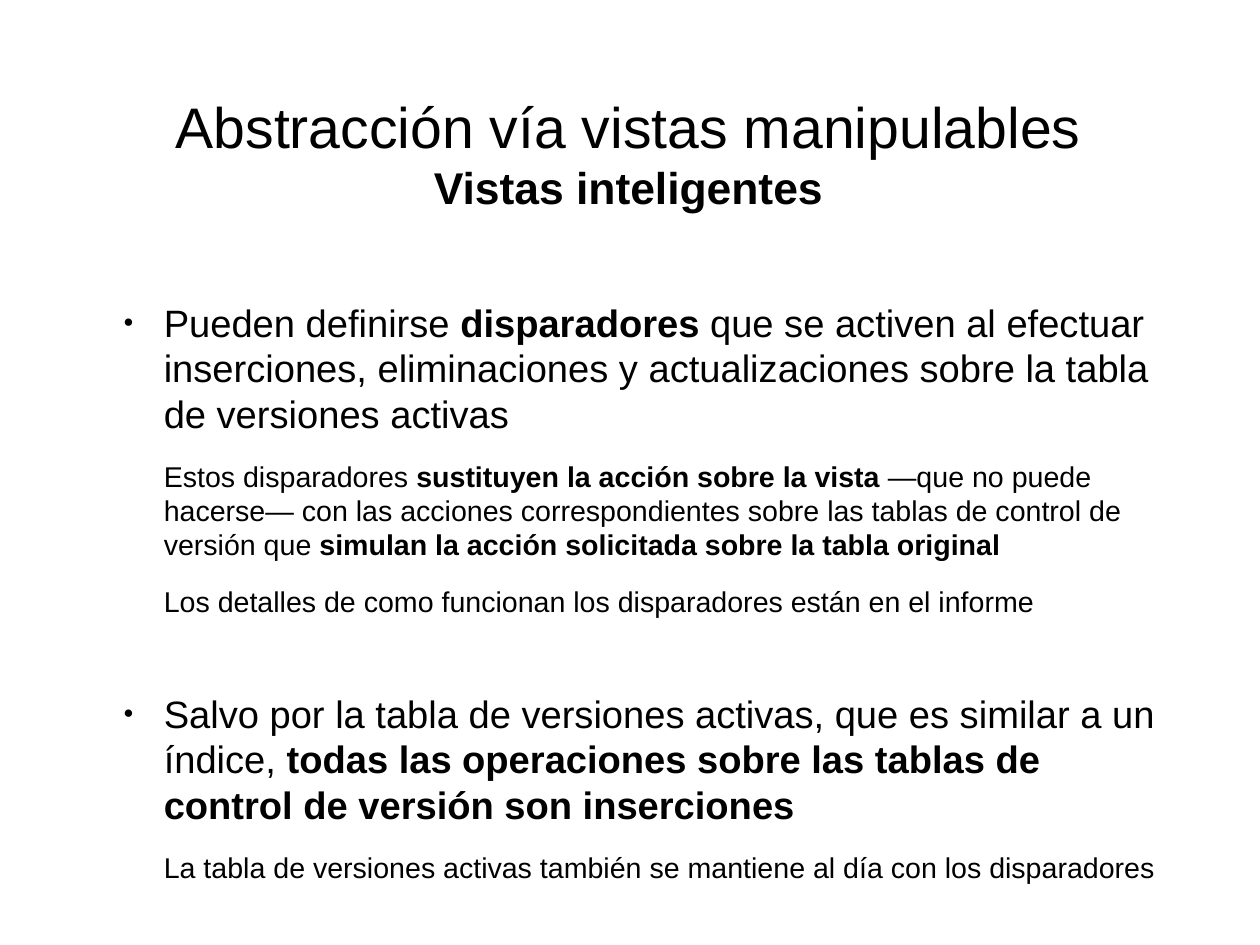
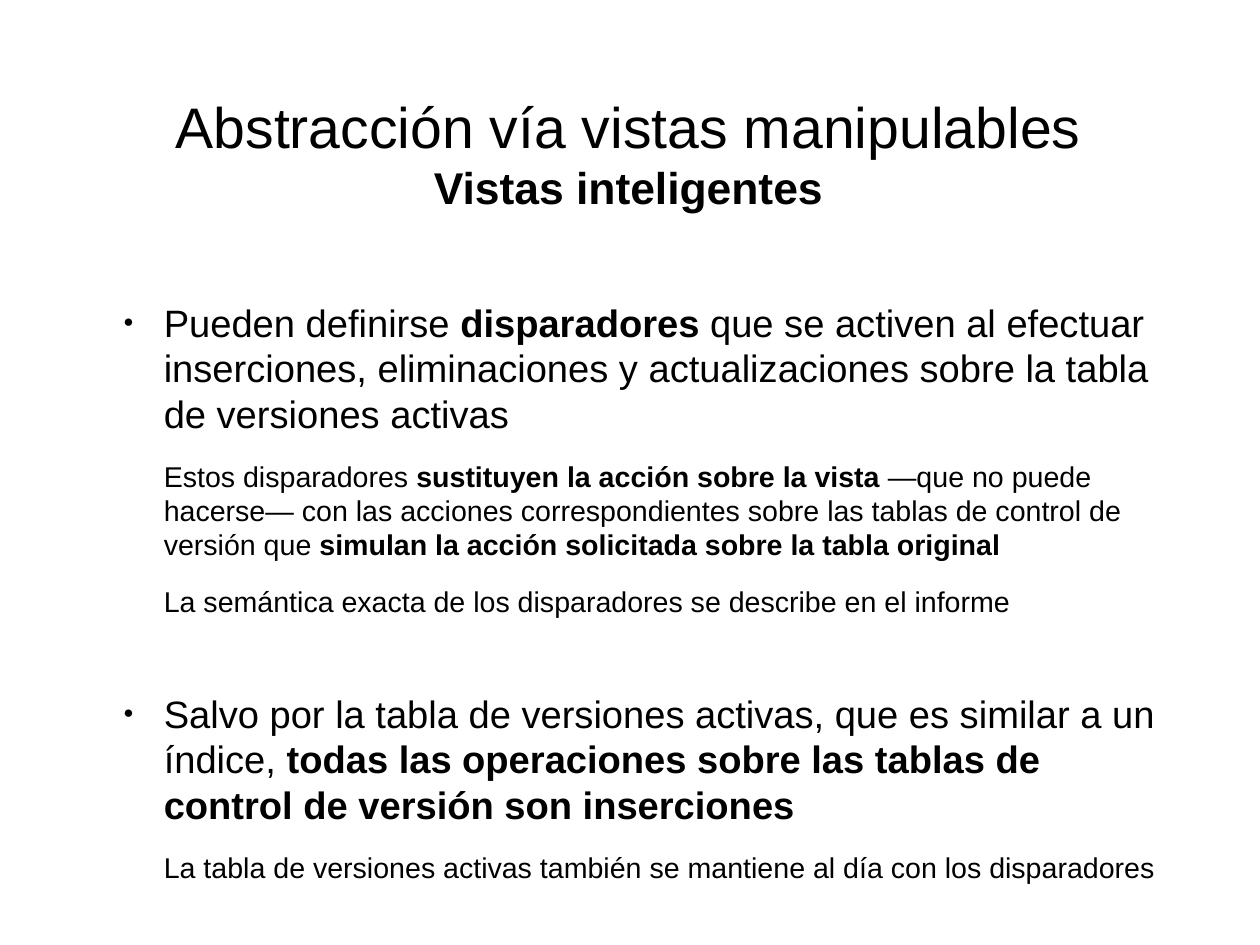
Before and after one commit to mgomezch/libro, a slide deck: slide 28 of láminas/láminas.odp. Drawn at 1260x945 pixels with LibreOffice and Linux fonts; fonts in the diff are those of the drawing. Boxes give left, top, right and bottom in pixels: in the first picture for what was removed or moved away, otherwise in the second. Text is boxed around its words. In the diff, an @@ line names an element or a change of style, - is before the commit and + after.

```diff
--- a/láminas/láminas.odp
+++ b/láminas/láminas.odp
@@ text at box(164, 591, 1010, 618): text changed @@
-Los detalles de como funcionan los disparadores están en el informe
+La semántica exacta de los disparadores se describe en el informe
```
Also in this commit, not shown: 1 slide added.
